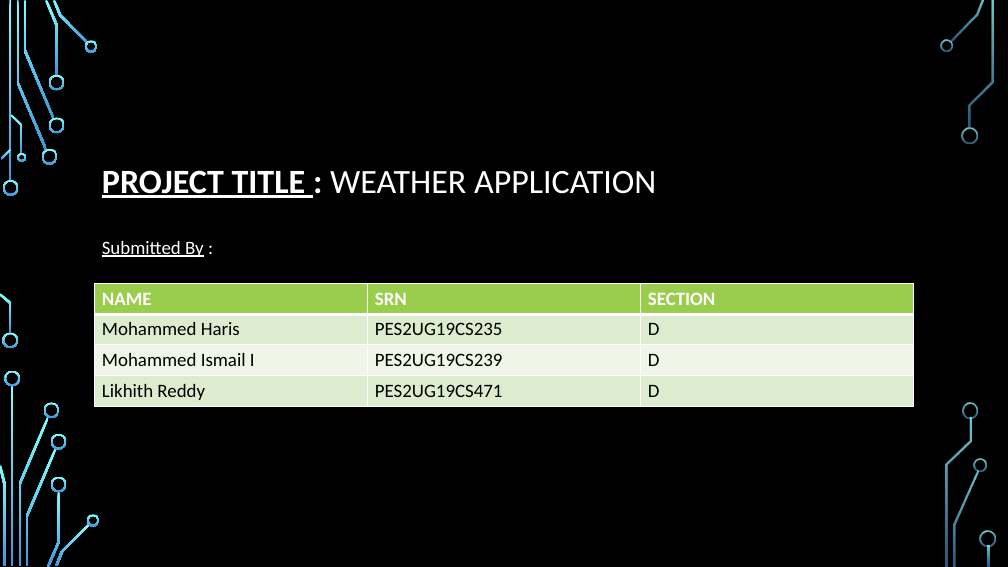
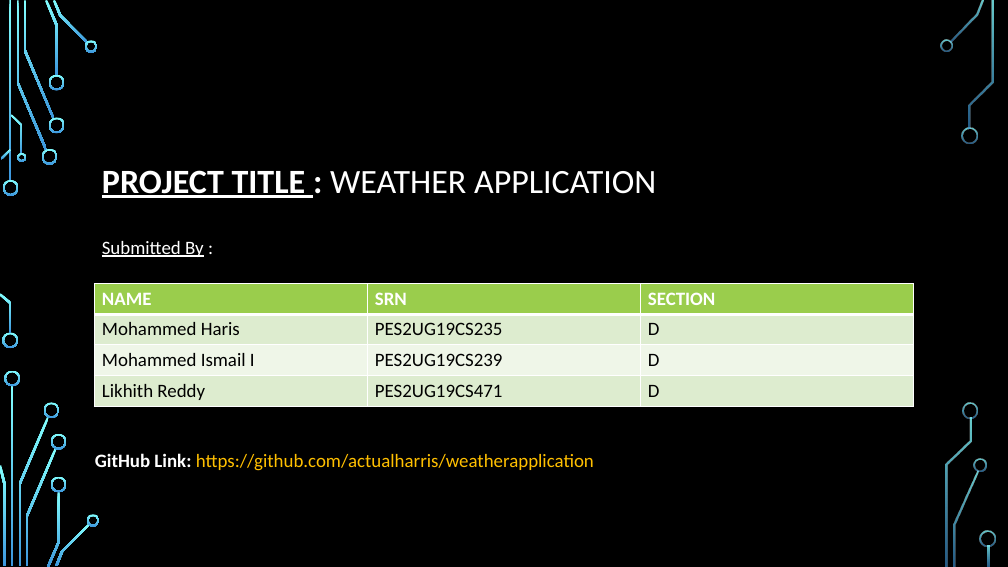
Before and after one commit to actualharris/Web_Technologies_group_9_review, a slide deck: slide 2 of Web_Technologies_group_9_review.pptx. Drawn at 1008x567 pixels with LibreOffice and Linux fonts; fonts in the diff are those of the drawing; background and template pictures are left out. Boxes give left, top, right and bottom in pixels: in the first picture for what was removed or moved away, otherwise in the second. Text is boxed around its words. In the diff, an @@ line names an element or a change of style, - is before the commit and + after.

Commit message:
added github link

```diff
--- a/Web_Technologies_group_9_review.pptx
+++ b/Web_Technologies_group_9_review.pptx
@@ text added at (95, 453, 594, 471), 18 pt, text #FFC000 @@
+GitHub Link: https://github.com/actualharris/weatherapplication
```
